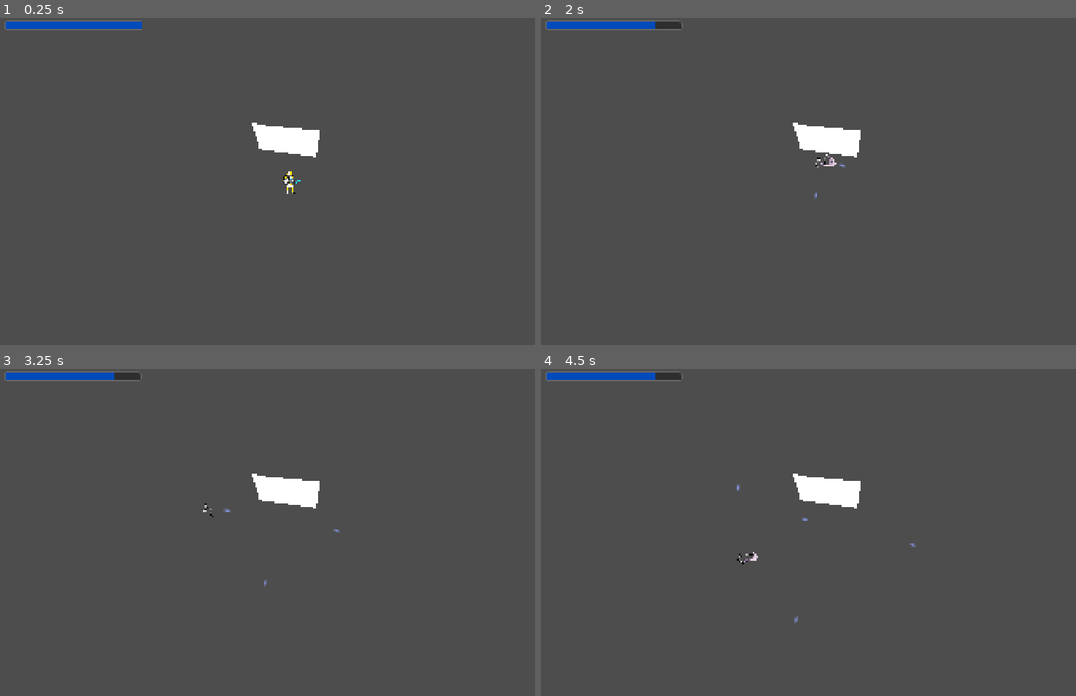
Above: before the commit, frames 1-4 (two rows, left to right).
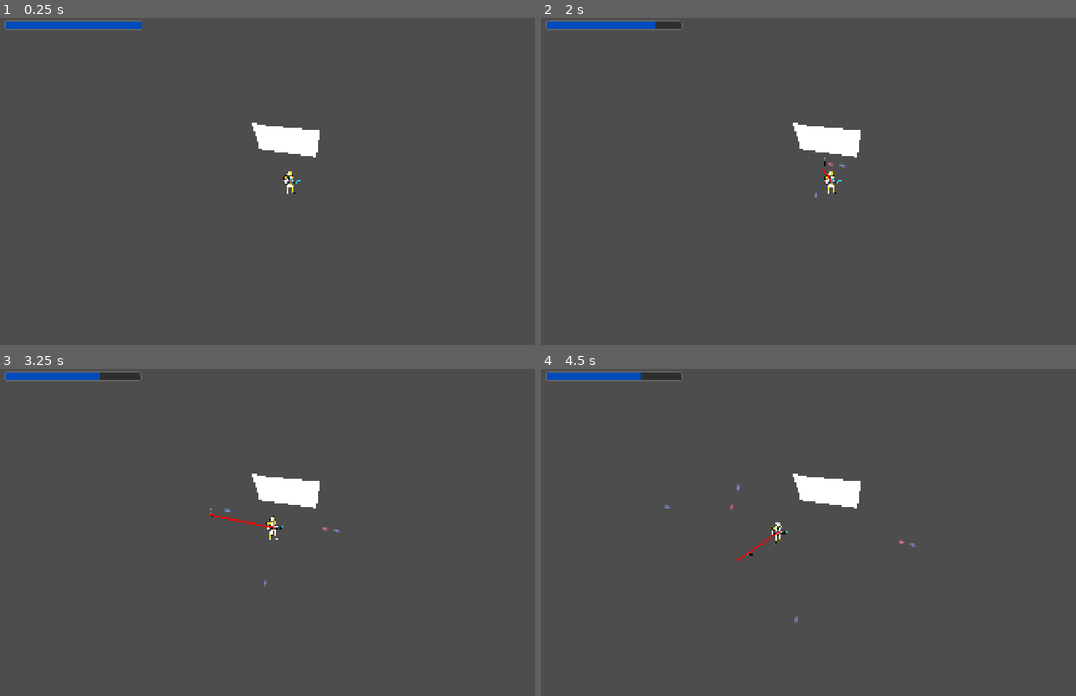
Above: after the commit, the same moments.

Repository: Thechi2000/ogj-2025
Game: Godot game, scene res://test.tscn
Two runs of this game, one before a commit and one after it. Both use one fixed random seed, a clock stepped at 60 frames per second and the inputs below. This scene is started directly instead of the project's main scene. The engine's default icon, where the game draws it, is replaced by a stand-in: a white triangle on a blue panel in a dark square.
Inputs (mouse positions are in pixels of both pictures, inside the frame that each line leads up to):
- Up to frame 1 (0.25 s): no input
- Up to frame 2 (2 s): tap Enter at 0.5 s; move the mouse to (803, 246) at 0.52 s; hold W (move_up) from 0.53 s (still down); tap R (use_body_module) at 0.6 s; click (803, 246) at 0.8 s; tap Space at 1.25 s; move the mouse to (1006, 230) at 1.27 s; click (1006, 230) at 1.35 s; right-click (1006, 230) at 1.55 s
- Up to frame 3 (3.25 s): move the mouse to (112, 483) at 2.02 s; release W (move_up) at 2.03 s; hold A (move_left) from 2.03 s (still down); right-click (112, 483) at 2.1 s; tap R (use_body_module) at 2.3, 2.85 s; move the mouse to (321, 532) at 2.77 s; click (321, 532) at 3.05 s
- Up to frame 4 (4.5 s): move the mouse to (744, 450) at 3.52 s; release A (move_left) at 3.53 s; hold S (move_down) 3.53-4.28 s; click (744, 450) at 3.6 s; right-click (744, 450) at 3.8 s; move the mouse to (958, 516) at 4.27 s; hold D (move_right) from 4.28 s (still down); right-click (958, 516) at 4.35 s

The runs differ from the first frame. In frame 2, 0.1% of the frame differs, in the area x 51-57%, y 41-54%; in frame 3, 0.2%; in frame 4, 0.3%, in the area x 18-68%, y 1-60%.

Commit message:
feat: add blocker for player actions

Diff:
--- a/nodes/player/player.gd
+++ b/nodes/player/player.gd
@@ -24,9 +24,20 @@
 	Body
 }
 
+enum AllowedActions {
+	ModuleLeftArm = 1 << 0,
+	ModuleRightArm = 1 << 1,
+	ModuleLeftLeg = 1 << 2,
+	ModuleRightLeg = 1 << 3,
+	ModuleBody = 1 << 4,
+	Movement = 1 << 5
+}
+
+@export_flags("LeftArm","RightArm","LeftLeg","RightLeg","Body","Movement") var allowed = -1
+
 func _ready():
 	add_module(ModuleSlot.LeftArm, preload("res://nodes/modules/gun/gun.tscn").instantiate())
-	add_module(ModuleSlot.RightArm, preload("res://nodes/modules/sword/sword.tscn").instantiate())
+	add_module(ModuleSlot.RightArm, preload("res://nodes/modules/missile_launcher/missile_launcher.tscn").instantiate())
 
 func add_module(slot: ModuleSlot, module: Module):
 	modules[slot] = module
@@ -41,30 +52,32 @@
 
 func _process(delta):
 	velocity = Vector2.ZERO # The player's movement vector.
-	if Input.is_action_pressed("move_right"):
-		velocity.x += 1
-		$AnimatedSprite2D.flip_h = false
-	if Input.is_action_pressed("move_left"):
-		velocity.x -= 1
-		$AnimatedSprite2D.flip_h = true
-	if Input.is_action_pressed("move_down"):
-		velocity.y += 1
-	if Input.is_action_pressed("move_up"):
-		velocity.y -= 1
 
-	try_use("use_left_arm_module", ModuleSlot.LeftArm)
-	try_use("use_right_arm_module", ModuleSlot.RightArm)
-	try_use("use_left_leg_module", ModuleSlot.LeftLeg)
-	try_use("use_right_leg_module", ModuleSlot.RightLeg)
-	try_use("use_body_module", ModuleSlot.Body)
+	if allowed & AllowedActions.Movement != 0:
+		if Input.is_action_pressed("move_right"):
+			velocity.x += 1
+			$AnimatedSprite2D.flip_h = false
+		if Input.is_action_pressed("move_left"):
+			velocity.x -= 1
+			$AnimatedSprite2D.flip_h = true
+		if Input.is_action_pressed("move_down"):
+			velocity.y += 1
+		if Input.is_action_pressed("move_up"):
+			velocity.y -= 1
+
+	try_use("use_left_arm_module", ModuleSlot.LeftArm, AllowedActions.ModuleLeftArm)
+	try_use("use_right_arm_module", ModuleSlot.RightArm, AllowedActions.ModuleRightArm)
+	try_use("use_left_leg_module", ModuleSlot.LeftLeg, AllowedActions.ModuleLeftLeg)
+	try_use("use_right_leg_module", ModuleSlot.RightLeg, AllowedActions.ModuleRightLeg)
+	try_use("use_body_module", ModuleSlot.Body, AllowedActions.ModuleBody)
 
 	if velocity.length() > 0:
 		velocity = velocity.normalized() * speed
 
 	move_and_slide()
 
-func try_use(input, slot):
-	if Input.is_action_pressed(input) and modules.has(slot):
+func try_use(input, slot, flag):
+	if Input.is_action_pressed(input) and modules.has(slot) && allowed & flag != 0:
 		var mod: Module = modules[slot]
 		mod.look_at(get_global_mouse_position())
 		mod.use()
